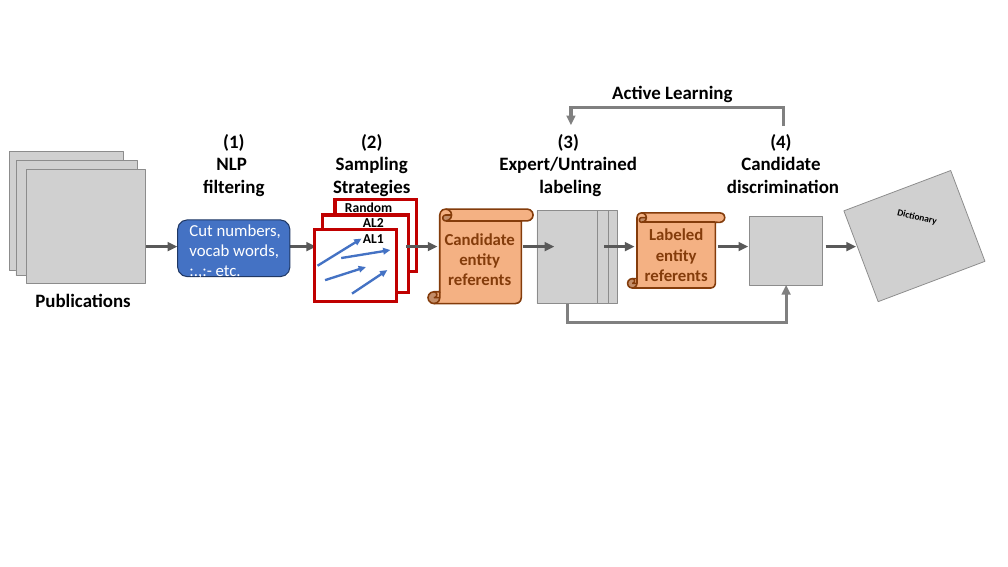
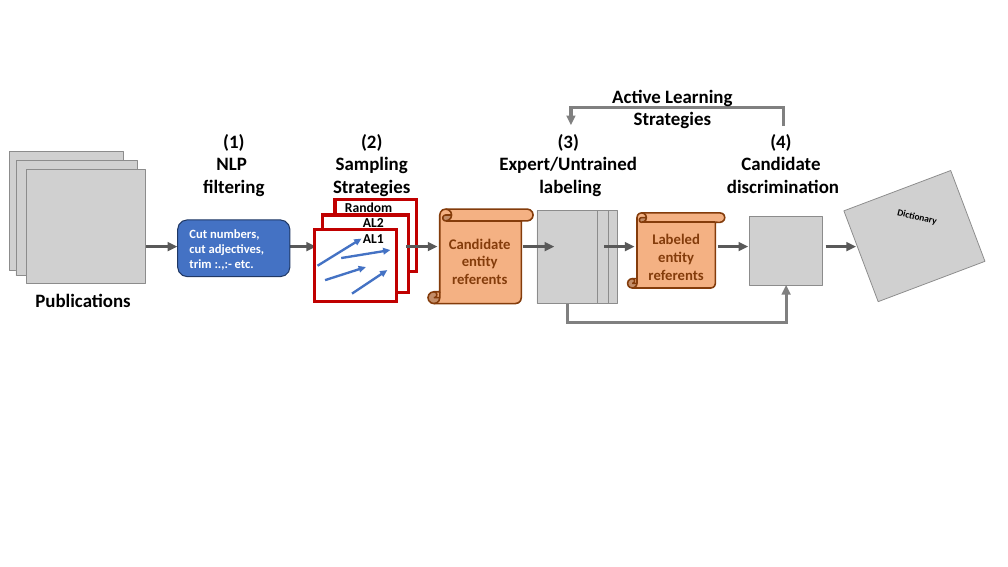
Before and after one commit to rtchoua/activePolyNER, a slide deck: slide 3 of alpolyner.pptx. Drawn at 1008x567 pixels with LibreOffice and Linux fonts; fonts in the diff are those of the drawing; grey boxes stand for pictures. Boxes give left, top, right and bottom in pixels: in the first picture for what was removed or moved away, otherwise in the second. Text is boxed around its words. In the diff, an @@ line names an element or a change of style, - is before the commit and + after.

```diff
--- a/alpolyner.pptx
+++ b/alpolyner.pptx
@@ text at (634, 111, 711, 129): paragraph added @@
+Strategies
@@ text at (189, 229, 265, 268): text changed; size 16 to 12 pt; bold on @@
-Cut numbers, vocab words, :.,:- etc.
+Cut numbers,
+cut adjectives, trim :.,:- etc.
@@ text "Candidate" at (449, 239, 511, 284): size 16 to 14 pt @@
@@ text "Labeled" at (648, 234, 703, 280): size 16 to 14 pt @@
```
Also in this commit, not shown: 1 other file.
